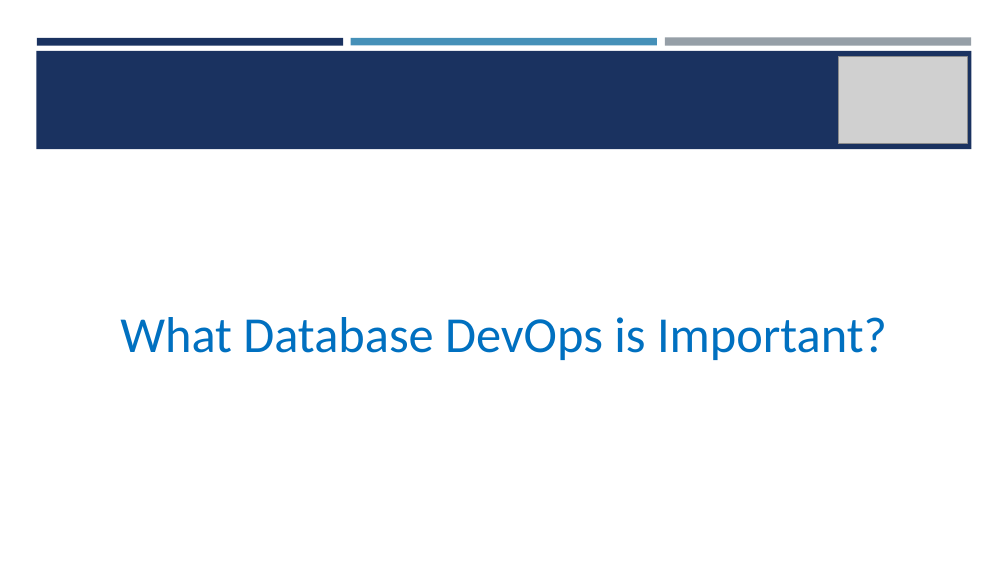
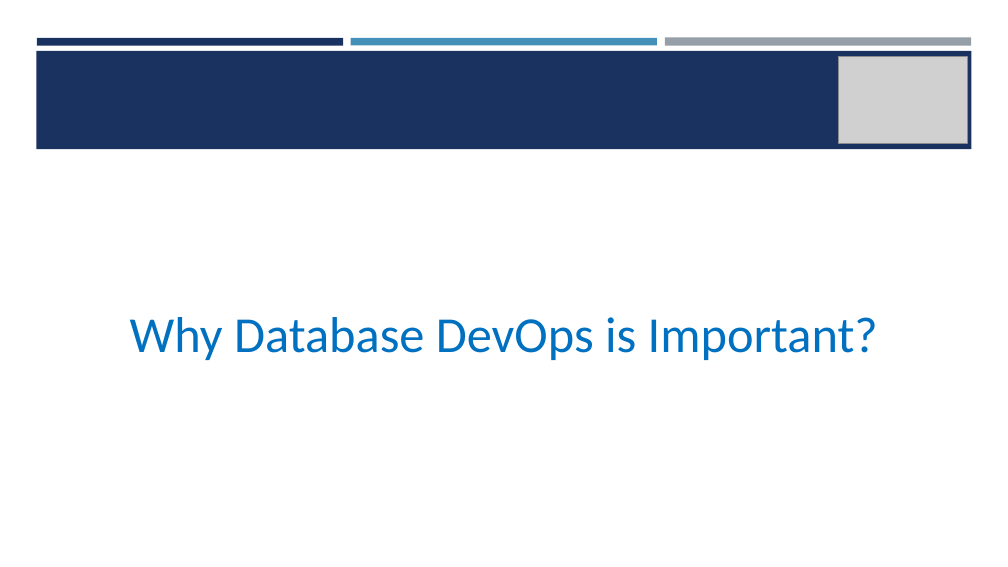
Before and after one commit to rauttech/azure-CICD-SQLServer, a slide deck: slide 3 of CICD for SQL Server DBs in Azure DevOps.pptx. Drawn at 1008x567 pixels with LibreOffice and Linux fonts; fonts in the diff are those of the drawing; grey boxes stand for pictures. Boxes give left, top, right and bottom in pixels: in the first picture for what was removed or moved away, otherwise in the second. Text is boxed around its words. In the diff, an @@ line names an element or a change of style, - is before the commit and + after.

```diff
--- a/CICD for SQL Server DBs in Azure DevOps.pptx
+++ b/CICD for SQL Server DBs in Azure DevOps.pptx
@@ text at (130, 317, 878, 360): text changed @@
-What Database DevOps is Important?
+Why Database DevOps is Important?
```
Also in this commit, not shown: 1 other slide changed.
